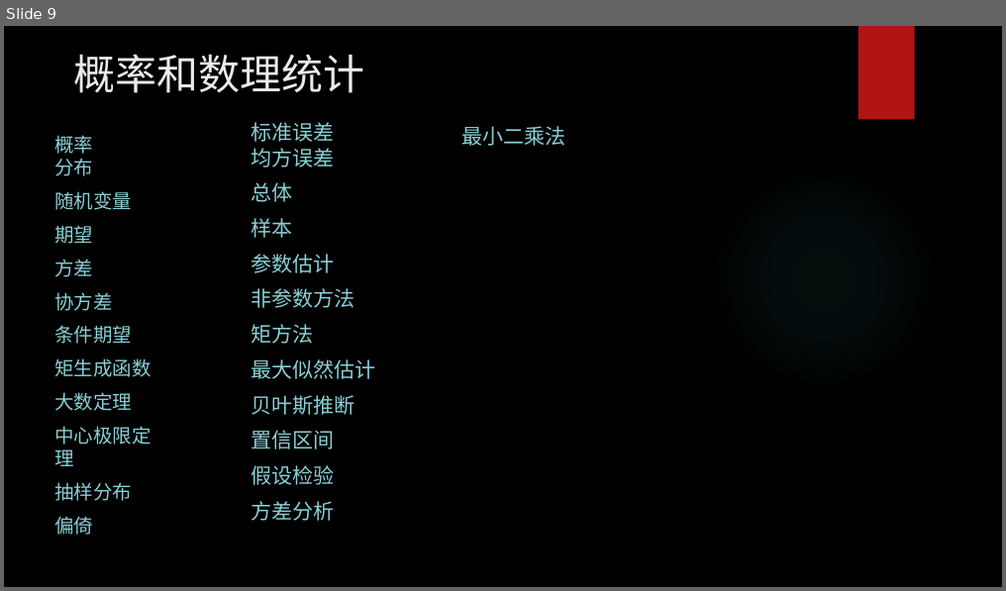
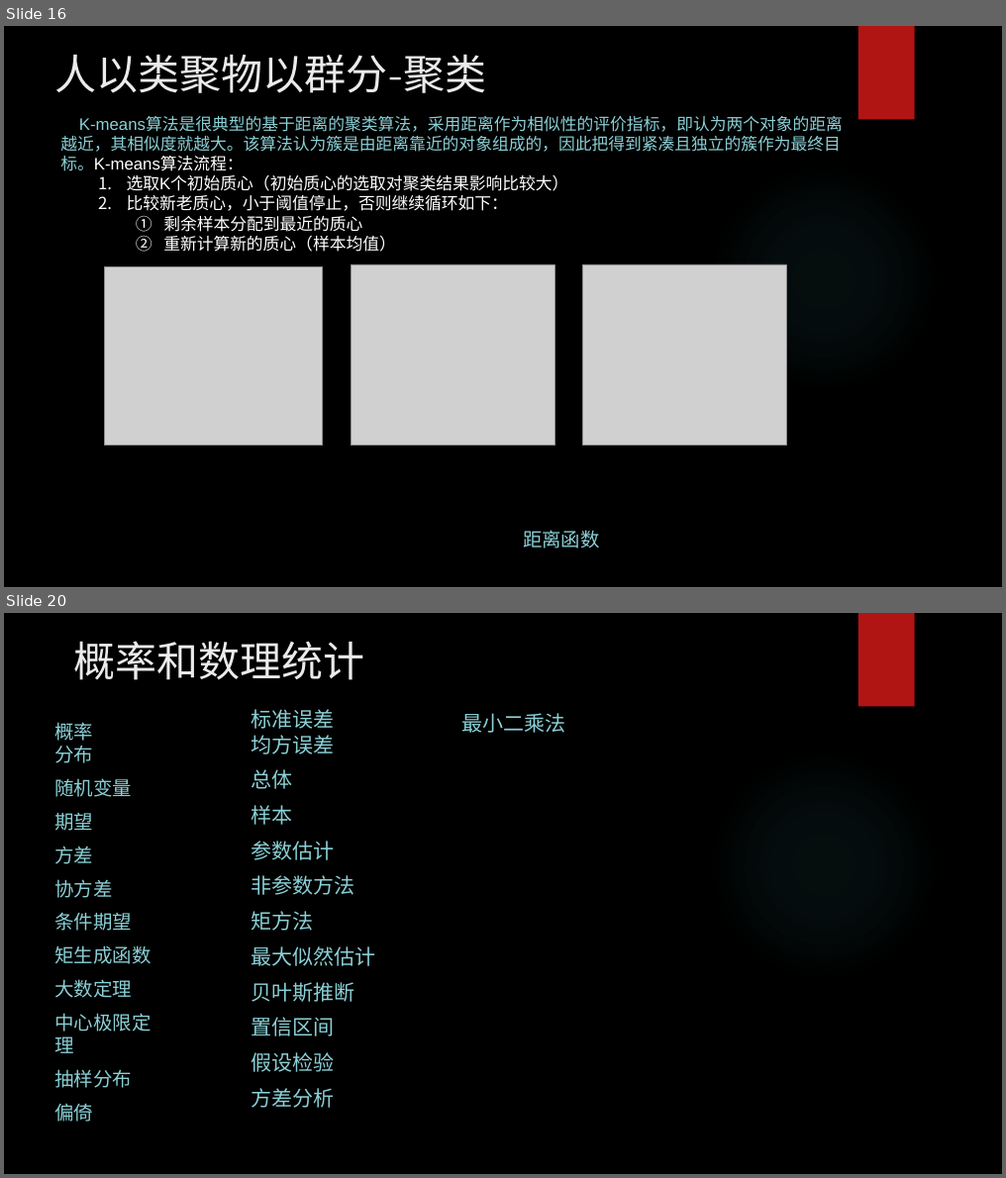
Before and after one commit to yejinlei/about-ml, a slide deck: AI的数学基础.pptx. Shown one above the other, each under a label of ours: slide 9 before the commit, slides 16 and 20 after it; the slides between them are not shown. The pictures are 1006x591 and 1006x1178 pixels, drawn with LibreOffice and Linux fonts; fonts in the diff are those of the drawing; grey boxes stand for pictures; background and template pictures are left out. Boxes give left, top, right and bottom in pixels: in the first picture for what was removed or moved away, otherwise in the second. Text is boxed around its words. In the diff, an @@ line names an element or a change of style, - is before the commit and + after.

```diff
--- a/AI的数学基础.pptx
+++ b/AI的数学基础.pptx
@@ slide 16 added at [4,26,1002,587], background picture (left out); not listed: 2 template elements that a slide beside it also shows @@
@@ title added at [54,54,486,93], 40 pt, text #EBEBEB @@
+人以类聚物以群分-聚类
@@ text added at [60,116,843,252], 16 pt, text #8AD0D6 @@
+K-means算法是很典型的基于距离的聚类算法，采用距离作为相似性的评价指标，即认为两个对象的距离越近，其相似度就越大。该算法认为簇是由距离靠近的对象组成的，因此把得到紧凑且独立的簇作为最终目标。K-means算法流程：
+  1. 选取K个初始质心（初始质心的选取对聚类结果影响比较大）
+  2. 比较新老质心，小于阈值停止，否则继续循环如下：
+    1. 剩余样本分配到最近的质心
+    2. 重新计算新的质心（样本均值）
@@ picture added at [104,267,322,446] @@
@@ picture added at [350,265,554,446] @@
@@ picture added at [583,265,786,446] @@
@@ text added at [523,530,600,549], 18.5 pt, text #8AD0D6 @@
+距离函数
@@ what was slide 9 is now slide 20 @@
```
Also in this commit, not shown: 4 slides changed, 17 other slides added, 9 slides removed, 18 other files.
